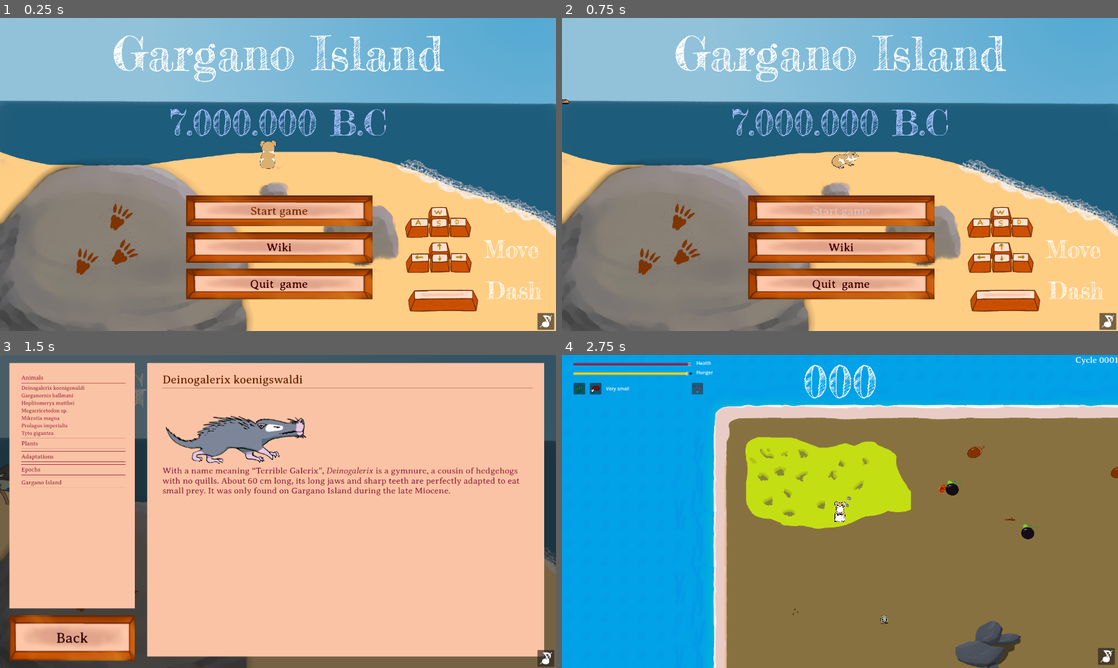
Above: before the commit, frames 1-4 (two rows, left to right).
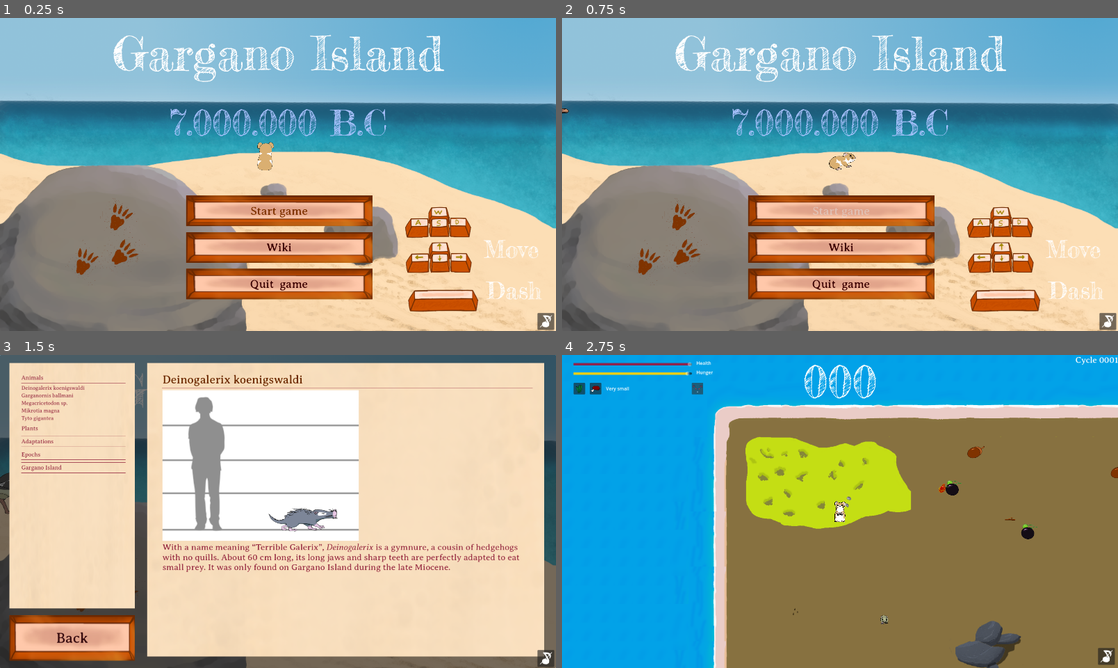
Above: after the commit, the same moments.

Repository: nialsiG/GMTK2024
Game: Godot game, scene res://scenes/Menus/start_menu.tscn
Same seed, same stepped clock (60 frames per second), same inputs: the game is played once before the commit and once after it. The engine's default icon, where the game draws it, is replaced by a stand-in: a white triangle on a blue panel in a dark square.
Inputs:
- Up to frame 1 (0.25 s): no input
- Up to frame 2 (0.75 s): click "Start game" at 0.5 s
- Up to frame 3 (1.5 s): click "Wiki" at 1.25 s
- Up to frame 4 (2.75 s): click "Deinogalerix koenigswaldi" at 2 s

The runs differ from the first frame. In frame 1, 35% of the frame differs, in the area x 0-100%, y 24-100%; in frame 2, 35%; in frame 3, 77%, in the area x 0-100%, y 2-100%; in frame 4, nothing differs.

Commit message:
rework sand color

Diff:
--- a/Gmtk 2024/assets/sprites/Animals/garganomis/Garganomis.tres
+++ b/Gmtk 2024/assets/sprites/Animals/garganomis/Garganomis.tres
@@ -53,7 +53,7 @@
 }],
 "loop": true,
 "name": &"Right",
-"speed": 2.0
+"speed": 3.0
 }, {
 "frames": [{
 "duration": 1.0,
--- a/Gmtk 2024/scenes/Menus/start_menu.tscn
+++ b/Gmtk 2024/scenes/Menus/start_menu.tscn
@@ -6,6 +6,7 @@
 [ext_resource type="LabelSettings" uid="uid://d0xafy67rfe8g" path="res://resources/labels/title1.tres" id="2_sr5fs"]
 [ext_resource type="Theme" uid="uid://cy4ctfdd5em41" path="res://resources/buttons/button_theme.tres" id="3_jex88"]
 [ext_resource type="SpriteFrames" uid="uid://drp6wlx62prm8" path="res://assets/sprites/Animals/garganomis/Garganomis.tres" id="5_2ab6e"]
+[ext_resource type="Texture2D" uid="uid://du1d8e7q1j3j7" path="res://assets/sprites/UI/StartMenuUiRocks.png" id="5_pg0bt"]
 [ext_resource type="FontFile" uid="uid://cu62feaxfcqk8" path="res://assets/fonts/FrederickatheGreat-Regular.ttf" id="5_qj008"]
 [ext_resource type="AudioStream" uid="uid://dpox0yxacwbcs" path="res://assets/Sounds/aggresive_goose.mp3" id="5_wla5a"]
 [ext_resource type="SpriteFrames" uid="uid://cgwmfc675gf35" path="res://assets/sprites/player.tres" id="6_2iajs"]
@@ -20,19 +21,20 @@
 [ext_resource type="Script" path="res://scenes/Menus/WikiContainer.gd" id="16_2gkxj"]
 [ext_resource type="LabelSettings" uid="uid://b41oa5u17ggre" path="res://resources/labels/wiki_label_settings.tres" id="17_7a77u"]
 [ext_resource type="LabelSettings" uid="uid://csfqvnijlr80y" path="res://resources/labels/text2.tres" id="18_di3cn"]
+[ext_resource type="Texture2D" uid="uid://bcx3u7mrl76ni" path="res://assets/sprites/UI/panel.png" id="18_j0g5s"]
 [ext_resource type="Theme" uid="uid://bjp6a1iwnrfix" path="res://resources/buttons/wiki_button_theme.tres" id="18_xu14w"]
 [ext_resource type="PackedScene" uid="uid://bihcqbrqqb7t3" path="res://scenes/Menus/SettingsMenu.tscn" id="19_lkmx4"]
-[ext_resource type="Texture2D" uid="uid://pcse7r81lgcx" path="res://assets/sprites/Animals/Deino/Deinogalerix_moving_right.png" id="19_rsu41"]
 [ext_resource type="StyleBox" uid="uid://cl4hfcpntbfjs" path="res://resources/separators/wiki_separator.tres" id="19_wlh74"]
 [ext_resource type="FontFile" uid="uid://f20dv1ddhiyi" path="res://assets/fonts/AveriaSerifLibre-Italic.ttf" id="20_7m6mi"]
-[ext_resource type="Texture2D" uid="uid://61y76uxq6atj" path="res://assets/sprites/Player/hamster_idle_face_01.png" id="20_652tj"]
-[ext_resource type="Texture2D" uid="uid://caucxobavns3f" path="res://assets/sprites/Animals/garganomis/Garganornis_right_02.png" id="21_4t224"]
 [ext_resource type="PackedScene" uid="uid://dtvf1kbb85s3j" path="res://scenes/Menus/wiki_button.tscn" id="21_48d6r"]
 [ext_resource type="Script" path="res://scenes/Technicals/GameSoundPlayer.gd" id="21_j3qwn"]
-[ext_resource type="Texture2D" uid="uid://ll1ov2li5vb" path="res://assets/sprites/Animals/Mikrotia/Mikrotia_moving_right_01.png" id="21_ment8"]
+[ext_resource type="Texture2D" uid="uid://cgn735uj6u4tv" path="res://assets/sprites/Wikis/size_chart_deinogalerix.png" id="22_4jb3s"]
 [ext_resource type="Texture2D" uid="uid://djmcakjon4rh8" path="res://assets/sprites/icon.svg" id="22_8pmt2"]
+[ext_resource type="Texture2D" uid="uid://bqirhll6h55qx" path="res://assets/sprites/Wikis/size_chart_garganomis.png" id="23_hajxm"]
 [ext_resource type="Texture2D" uid="uid://cdmenn5rhrsrd" path="res://assets/sprites/Animals/Prolagus/Prolagus_Top.png" id="25_0twsy"]
-[ext_resource type="Texture2D" uid="uid://ce1oenlfr8aid" path="res://assets/sprites/Animals/Tyto/Tyto_moving_down.png" id="26_8u6xl"]
+[ext_resource type="Texture2D" uid="uid://8nxei4cjwswd" path="res://assets/sprites/Wikis/size_chart_megacricetodon.png" id="25_1brhj"]
+[ext_resource type="Texture2D" uid="uid://bhh2h2pvq7bjx" path="res://assets/sprites/Wikis/size_chart_mikrotia.png" id="26_k376f"]
+[ext_resource type="Texture2D" uid="uid://bf6adg71yvf77" path="res://assets/sprites/Wikis/size_chart_tyto.png" id="28_dms26"]
 
 [sub_resource type="LabelSettings" id="LabelSettings_6q3vm"]
 font = ExtResource("5_qj008")
@@ -65,6 +67,28 @@
 grow_vertical = 2
 texture = ExtResource("2_cp1jw")
 
+[node name="HamsterSprite2D" type="AnimatedSprite2D" parent="CanvasLayer/Background"]
+position = Vector2(917, 476)
+scale = Vector2(0.2, 0.2)
+sprite_frames = ExtResource("6_2iajs")
+animation = &"Idle_Up"
+autoplay = "Right"
+
+[node name="GooseSprite2D" type="AnimatedSprite2D" parent="CanvasLayer/Background"]
+position = Vector2(-129, 424)
+scale = Vector2(0.5, 0.5)
+sprite_frames = ExtResource("5_2ab6e")
+animation = &"Right"
+
+[node name="BackgroundImage2" type="TextureRect" parent="CanvasLayer/Background"]
+layout_mode = 1
+anchors_preset = 15
+anchor_right = 1.0
+anchor_bottom = 1.0
+grow_horizontal = 2
+grow_vertical = 2
+texture = ExtResource("5_pg0bt")
+
 [node name="Title" type="Label" parent="CanvasLayer/Background"]
 layout_mode = 1
 anchors_preset = -1
@@ -89,19 +113,6 @@
 text = "7.000.000 B.C"
 label_settings = SubResource("LabelSettings_6q3vm")
 horizontal_alignment = 1
-
-[node name="HamsterSprite2D" type="AnimatedSprite2D" parent="CanvasLayer/Background"]
-position = Vector2(926, 470)
-scale = Vector2(0.2, 0.2)
-sprite_frames = ExtResource("6_2iajs")
-animation = &"Idle_Up"
-autoplay = "Right"
-
-[node name="GooseSprite2D" type="AnimatedSprite2D" parent="CanvasLayer/Background"]
-position = Vector2(-127, 393)
-scale = Vector2(0.5, 0.5)
-sprite_frames = ExtResource("5_2ab6e")
-animation = &"Idle_Right"
 
 [node name="Buttons" type="Control" parent="CanvasLayer"]
 layout_mode = 3
@@ -259,6 +270,8 @@
 offset_top = 637.0
 offset_right = -1411.0
 offset_bottom = -102.0
+grow_horizontal = 2
+grow_vertical = 2
 
 [node name="Credits" type="Label" parent="CanvasLayer/Buttons/HideCreditsButtonBack"]
 layout_mode = 1
@@ -292,7 +305,7 @@
 script = ExtResource("16_2gkxj")
 button_array = [NodePath("LeftPanel/VBoxContainer/WikiButton"), NodePath("LeftPanel/VBoxContainer/WikiButton2"), NodePa …(238 unchanged characters)…
 
-[node name="LeftPanel" type="ColorRect" parent="CanvasLayer/Buttons/WikiContainer"]
+[node name="LeftPanel" type="TextureRect" parent="CanvasLayer/Buttons/WikiContainer"]
 layout_mode = 1
 anchors_preset = -1
 anchor_top = 0.002
@@ -304,7 +317,8 @@
 offset_bottom = -205.0
 grow_horizontal = 2
 grow_vertical = 2
-color = Color(0.984314, 0.764706, 0.647059, 1)
+texture = ExtResource("18_j0g5s")
+expand_mode = 1
 
 [node name="VBoxContainer" type="VBoxContainer" parent="CanvasLayer/Buttons/WikiContainer/LeftPanel"]
 layout_mode = 1
@@ -330,17 +344,18 @@
 
 [node name="WikiButton" parent="CanvasLayer/Buttons/WikiContainer/LeftPanel/VBoxContainer" instance=ExtResource("21_48d6r")]
 layout_mode = 2
-_texture = ExtResource("19_rsu41")
+_texture = ExtResource("22_4jb3s")
 _title = "Deinogalerix koenigswaldi"
 _text = "With a name meaning “Terrible Galerix”, [i]Deinogalerix[/i] is a gymnure, a cousin of hedgehogs with no quills. About 60 cm long, its long jaws and sharp teeth are perfectly adapted to eat small prey. It was only found on Gargano Island during the late Miocene."
 
 [node name="WikiButton2" parent="CanvasLayer/Buttons/WikiContainer/LeftPanel/VBoxContainer" instance=ExtResource("21_48d6r")]
 layout_mode = 2
-_texture = ExtResource("21_4t224")
+_texture = ExtResource("23_hajxm")
 _title = "Garganornis ballmani"
 _text = "[i]Garganornis[/i] (“Gargano bird”) was a large Anatidae (the family of swans, geese and ducks). Thicker leg b …(254 unchanged characters)…
 
 [node name="WikiButton3" parent="CanvasLayer/Buttons/WikiContainer/LeftPanel/VBoxContainer" instance=ExtResource("21_48d6r")]
+visible = false
 layout_mode = 2
 _texture = ExtResource("22_8pmt2")
 _title = "Hoplitomeryx matthei"
@@ -348,17 +363,18 @@
 
 [node name="WikiButton4" parent="CanvasLayer/Buttons/WikiContainer/LeftPanel/VBoxContainer" instance=ExtResource("21_48d6r")]
 layout_mode = 2
-_texture = ExtResource("20_652tj")
+_texture = ExtResource("25_1brhj")
 _title = "Megacricetodon sp."
 _text = "The Megs belong to an extinct genus of hamsters that was found from Western Europe to China during the Miocene …(224 unchanged characters)…
 
 [node name="WikiButton5" parent="CanvasLayer/Buttons/WikiContainer/LeftPanel/VBoxContainer" instance=ExtResource("21_48d6r")]
 layout_mode = 2
-_texture = ExtResource("21_ment8")
+_texture = ExtResource("26_k376f")
 _title = "Mikrotia magna"
 _text = "An extinct rodent from the mice family (the Muridae), Mikrotia was found everywhere in Gargano throughout the  …(247 unchanged characters)…
 
 [node name="WikiButton6" parent="CanvasLayer/Buttons/WikiContainer/LeftPanel/VBoxContainer" instance=ExtResource("21_48d6r")]
+visible = false
 layout_mode = 2
 _texture = ExtResource("25_0twsy")
 _title = "Prolagus imperialis"
@@ -366,7 +382,7 @@
 
 [node name="WikiButton7" parent="CanvasLayer/Buttons/WikiContainer/LeftPanel/VBoxContainer" instance=ExtResource("21_48d6r")]
 layout_mode = 2
-_texture = ExtResource("26_8u6xl")
+_texture = ExtResource("28_dms26")
 _title = "Tyto gigantea"
 _text = "This cousin of the Western barn owl was twice as large. It is thought that the large size of Tyto gigantea was …(197 unchanged characters)…
 
@@ -430,7 +446,7 @@
 theme_override_constants/separation = 5
 theme_override_styles/separator = ExtResource("19_wlh74")
 
-[node name="RightPanel" type="ColorRect" parent="CanvasLayer/Buttons/WikiContainer"]
+[node name="RightPanel" type="TextureRect" parent="CanvasLayer/Buttons/WikiContainer"]
 layout_mode = 1
 anchors_preset = -1
 anchor_top = 0.002
@@ -442,7 +458,8 @@
 offset_bottom = -39.0
 grow_horizontal = 2
 grow_vertical = 2
-color = Color(0.984314, 0.764706, 0.647059, 1)
+texture = ExtResource("18_j0g5s")
+expand_mode = 1
 
 [node name="VBoxContainer" type="VBoxContainer" parent="CanvasLayer/Buttons/WikiContainer/RightPanel"]
 layout_mode = 1
Binary file changed: Gmtk 2024/assets/sprites/UI/StartMenuUi.png
Binary file added: Gmtk 2024/assets/sprites/UI/StartMenuUiRocks.png
Not shown, added: Gmtk 2024/assets/sprites/UI/StartMenuUiRocks.png.import
Binary file changed: Gmtk 2024/assets/sprites/UI/panel.png
Not shown: 1 places in Gmtk 2024/scenes/Menus/start_menu.tscn that only renumber resources
